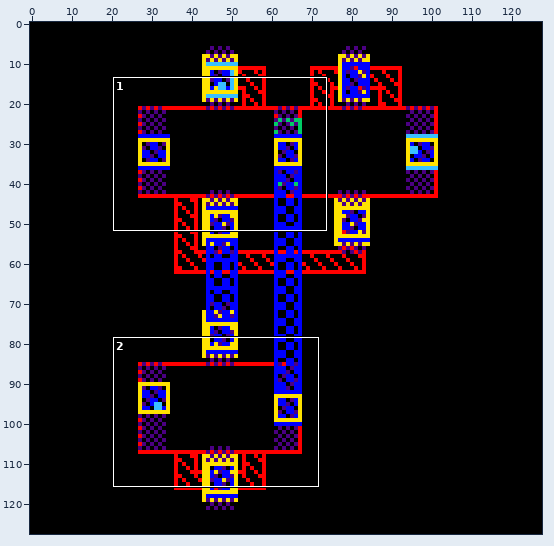
File history of a sprite sheet, TIGFET10nm/G2_NOR2_N2/layout/thumbnail_128x128.png. Above: a wide view before the commit, with the close-up outlined.
Close-up. Before:
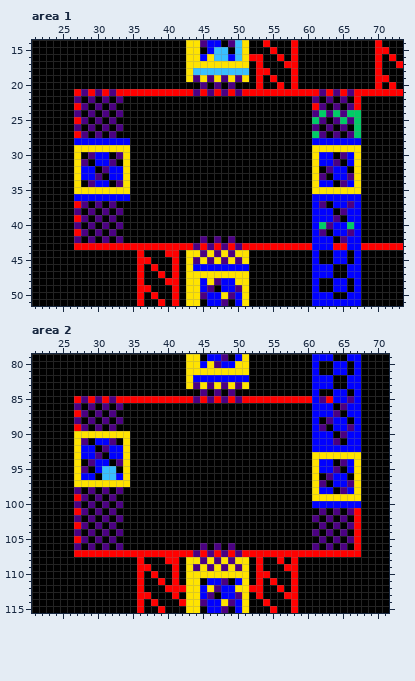
The file is 128x128 pixels. Shown: area 1: x 21..73, y 14..51; area 2: x 21..71, y 79..115.
The same view after the edit:
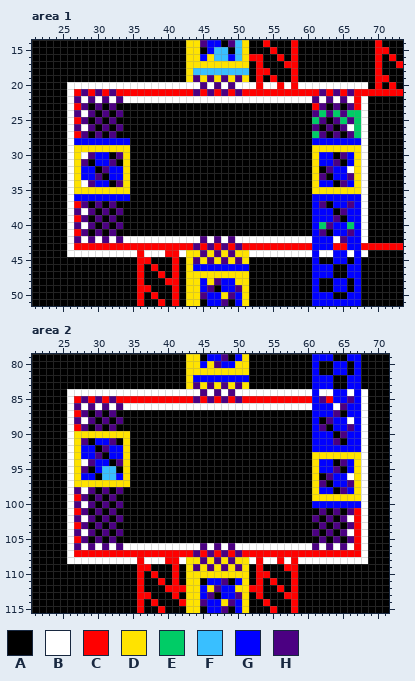
Palette (. is transparent): A #000000  B #ffffff  C #ff0000  D #ffe300  E #00cc66  F #39bfff  G #0000ff  H #4b0082
Change:
Changed rows in their new state; - is an unchanged pixel.
Area 1:
first column x 26:
20 BBBBBBBBBBBBBBBBBBB-B-B-BBB-BB-B-BBBBBBBBBB
21 B------------------------------------------
22 B-B-B-B-BBBBBBBBBBBBBBBBBBBBBBBBBBB-B-B-B-B
23 B-----------------------------------------B
24 B-B---------------------------------------B
25 B-----------------------------------------B
26 B-B-------------------------------------B-B
27 B-----------------------------------------B
28 B-----------------------------------------B
29 B-----------------------------------------B
30 B-B---------------------------------------B
31 B-----------------------------------------B
32 B---------------------------------------B-B
33 B-----------------------------------------B
34 B-B---------------------------------------B
35 B-----------------------------------------B
36 B-----------------------------------------B
37 B-----------------------------------------B
38 B-B---------------------------------------B
39 B-----------------------------------------B
40 B-B---------------------------------------B
41 B-----------------------------------------B
42 B-B-B-B-BBBBBBBBBBB-B-B-BBBBBBBBBBB---B---B
43 B------------------------------------------
44 BBBBBBBBBB-BBB--B---------BBBBBBBBB-BB--B-B
Area 2:
first column x 26:
 84 BBBBBBBBBBBBBBBBBBB-B-B-BBBBBBBBBBB-BB--B-B
 85 B-----------------------------------------B
 86 B-B-B-B-BBBBBBBBBBBBBBBBBBBBBBBBBBB---B---B
 87 B-----------------------------------------B
 88 B-B-------------------------------------B-B
 89 B-----------------------------------------B
 90 B-----------------------------------------B
 91 B-----------------------------------------B
 92 B-----------------------------------------B
 93 B-----------------------------------------B
 94 B-B---------------------------------------B
 95 B-----------------------------------------B
 96 B---------------------------------------B-B
 97 B-----------------------------------------B
 98 B-B---------------------------------------B
 99 B-----------------------------------------B
100 B-B---------------------------------------B
101 B-----------------------------------------B
102 B-B-------------------------------------B-B
103 B-----------------------------------------B
104 B-B-------------------------------------B-B
105 B-----------------------------------------B
106 B-B-B-B-BBBBBBBBBBB-B-B-BBBBBBBBBBB-B-B-B-B
107 B-----------------------------------------B
108 BBBBBBBBBB-BBB--B---------B-BB-B-BBBBBBBBBB
